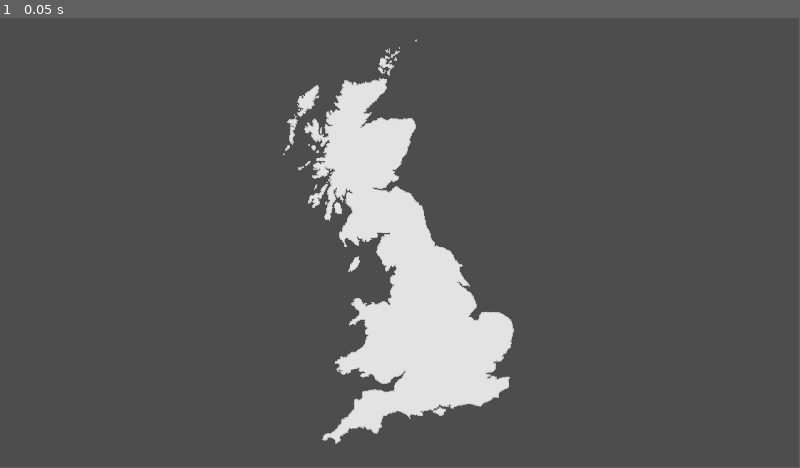
Above: before the commit, frame 1.
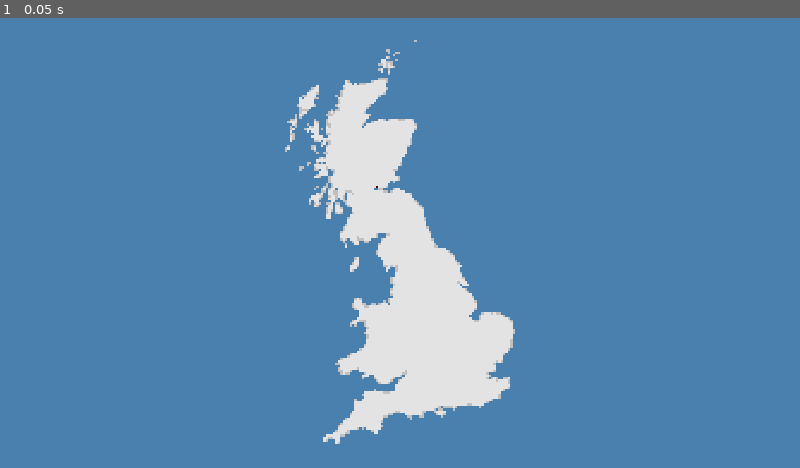
Above: after the commit, the same moment.

Repository: Laifii/Freighter-Manager
Game: Godot game, scene res://Objects/Countries/Uk Map.tscn
Two runs of this game, one before a commit and one after it. Both use one fixed random seed, a clock stepped at 60 frames per second and the inputs below.
Inputs:
- Up to frame 1 (0.05 s): no input
In our replay, the window is 799x449 before the commit and 800x450 after it. These sizes can differ from the game's own. Grey fills any space a smaller window leaves; there, only what the larger window draws over its background counts as a difference.

The runs differ from the first frame. In frame 1, 91% of the frame differs, in the area x 0-100%, y 0-100%.

Commit message:
Added camera movement and some stations to map

Diff:
--- a/Objects/Camera.gd
+++ b/Objects/Camera.gd
@@ -1,16 +1,22 @@
 extends Camera2D
 
 var camZoom = {
-	states = [Vector2(1, 1), Vector2(2, 2), Vector2(4, 4), Vector2(6, 6), Vector2(7, 7)],
+	states = [Vector2(1, 1), Vector2(2, 2), Vector2(3, 3), Vector2(4, 4), Vector2(6, 6)],
+	currentState = 0,
+	dragSpeedMultipliers = [1, 2, 3, 4, 5],
 	target = Vector2(1, 1)
 }
-var dragScreen = false
+var isDragging = false
+var lastMousePosition = Vector2.ZERO
+var dragSpeed = 0.85
 
 func _input(event):
 	if event is not InputEventMouseButton: return
 	match event.button_index:
 		3:
-			dragScreen = true if event.is_pressed() else false
+			isDragging = event.pressed
+			if event.pressed:
+				lastMousePosition = get_global_mouse_position()
 	if not event.is_pressed(): return
 	match event.button_index:
 		4:
@@ -18,12 +24,19 @@
 		5:
 			change_zoom(false)
 
+func _unhandled_input(event):
+	if event is not InputEventMouseMotion or not isDragging: return
+	var mousePosition = get_global_mouse_position()
+	var positionDifference = lastMousePosition - mousePosition
+	offset += positionDifference * dragSpeed
+	lastMousePosition = mousePosition
+
 func change_zoom(zoomIn):
+	if isDragging: return
 	var stateChange = 1 if zoomIn else -1
-	var newZoomState = camZoom.states.find(camZoom.target) + stateChange
-	if newZoomState >= camZoom.states.size() or newZoomState < 0: return
-	print(newZoomState)
-	camZoom.target = camZoom.states[newZoomState]
+	camZoom.currentState = camZoom.states.find(camZoom.target) + stateChange
+	if camZoom.currentState >= camZoom.states.size() or camZoom.currentState < 0: return
+	camZoom.target = camZoom.states[camZoom.currentState]
 
 func _physics_process(delta):
 	if zoom != camZoom.target:
--- a/Objects/Countries/Uk Map.tscn
+++ b/Objects/Countries/Uk Map.tscn
@@ -1,10 +1,17 @@
-[gd_scene load_steps=4 format=3 uid="uid://c7khh6d63a542"]
+[gd_scene load_steps=5 format=3 uid="uid://c7khh6d63a542"]
 
 [ext_resource type="Texture2D" uid="uid://r6yrk180md2o" path="res://Assets/GB map grey.png" id="1_6vnro"]
 [ext_resource type="Texture2D" uid="uid://dvms60x5yvr3f" path="res://Assets/UK Map names.png" id="2_our83"]
 [ext_resource type="PackedScene" uid="uid://dbndd8umjeoiq" path="res://Objects/Camera.tscn" id="3_our83"]
+[ext_resource type="PackedScene" uid="uid://co0y23pb2rril" path="res://Objects/Station.tscn" id="4_wnami"]
 
 [node name="Country Map" type="Node2D"]
+
+[node name="Camera" parent="." instance=ExtResource("3_our83")]
+
+[node name="Background" type="Polygon2D" parent="."]
+color = Color(0.2924, 0.50558, 0.68, 1)
+polygon = PackedVector2Array(-2280, -2155, 2507, -2094, 2685, 2104, -2574, 2110)
 
 [node name="Sprite2D" type="Sprite2D" parent="."]
 texture = ExtResource("1_6vnro")
@@ -13,4 +20,8 @@
 visible = false
 texture = ExtResource("2_our83")
 
-[node name="Camera" parent="." instance=ExtResource("3_our83")]
+[node name="Stations" type="Node2D" parent="."]
+
+[node name="Station" parent="Stations" instance=ExtResource("4_wnami")]
+modulate = Color(1, 0, 0, 1)
+position = Vector2(-56, -135)
--- a/Objects/Station.tscn
+++ b/Objects/Station.tscn
@@ -1,9 +1,20 @@
-[gd_scene load_steps=2 format=3 uid="uid://co0y23pb2rril"]
+[gd_scene load_steps=4 format=3 uid="uid://co0y23pb2rril"]
 
 [ext_resource type="Script" uid="uid://bm0d4yv4cl8q3" path="res://Station.gd" id="1_hsegu"]
+
+[sub_resource type="Gradient" id="Gradient_hsegu"]
+colors = PackedColorArray(1, 1, 1, 1, 0.331534, 0.724469, 0.942315, 1)
+
+[sub_resource type="GradientTexture2D" id="GradientTexture2D_mn7t0"]
+gradient = SubResource("Gradient_hsegu")
+width = 4
+height = 4
+fill = 2
+fill_from = Vector2(0.5, 0.495495)
 
 [node name="Station" type="Node2D"]
 script = ExtResource("1_hsegu")
 stationOwner = 0
 
-[node name="Node2D" type="Node2D" parent="."]
+[node name="Sprite2D" type="Sprite2D" parent="."]
+texture = SubResource("GradientTexture2D_mn7t0")
--- a/Station.gd
+++ b/Station.gd
@@ -13,7 +13,7 @@
 var contract = {
 	available = false,
 	active = false,
-	current = {},
+	current = null,
 
 
 }
--- a/project.godot
+++ b/project.godot
@@ -23,6 +23,8 @@
 
 window/size/viewport_width=1920
 window/size/viewport_height=1080
+window/stretch/mode="canvas_items"
+window/stretch/aspect="expand"
 
 [input]
 
Binary file added: Assets/Circle.png
Not shown, added: Assets/Circle.png.import
